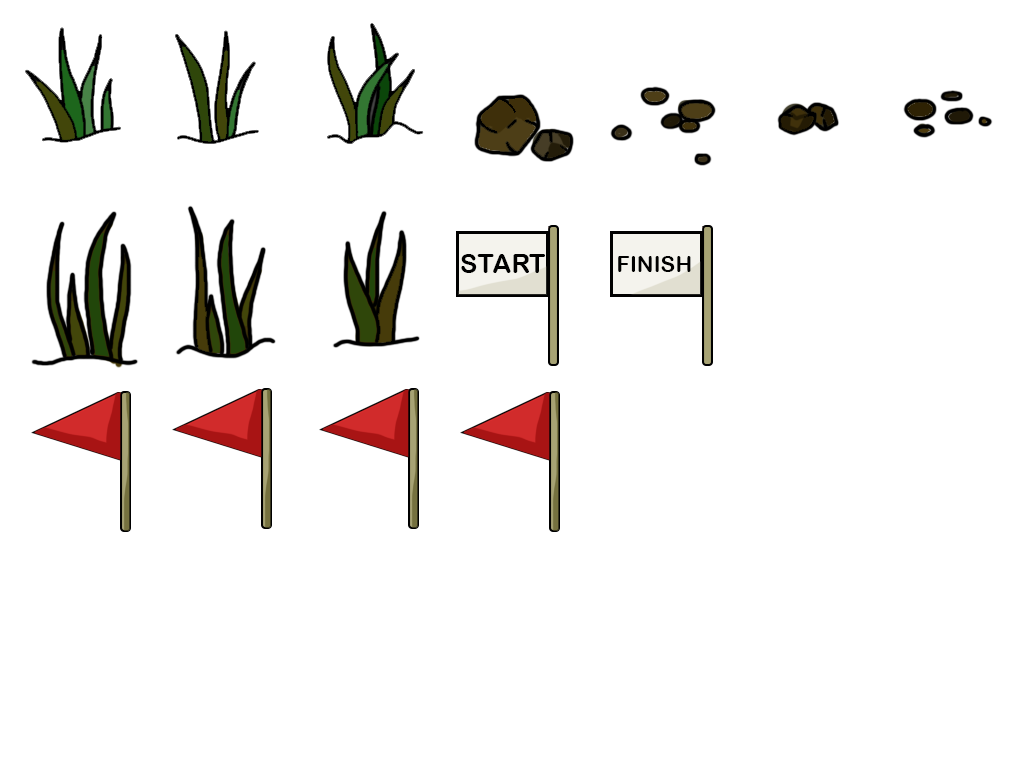
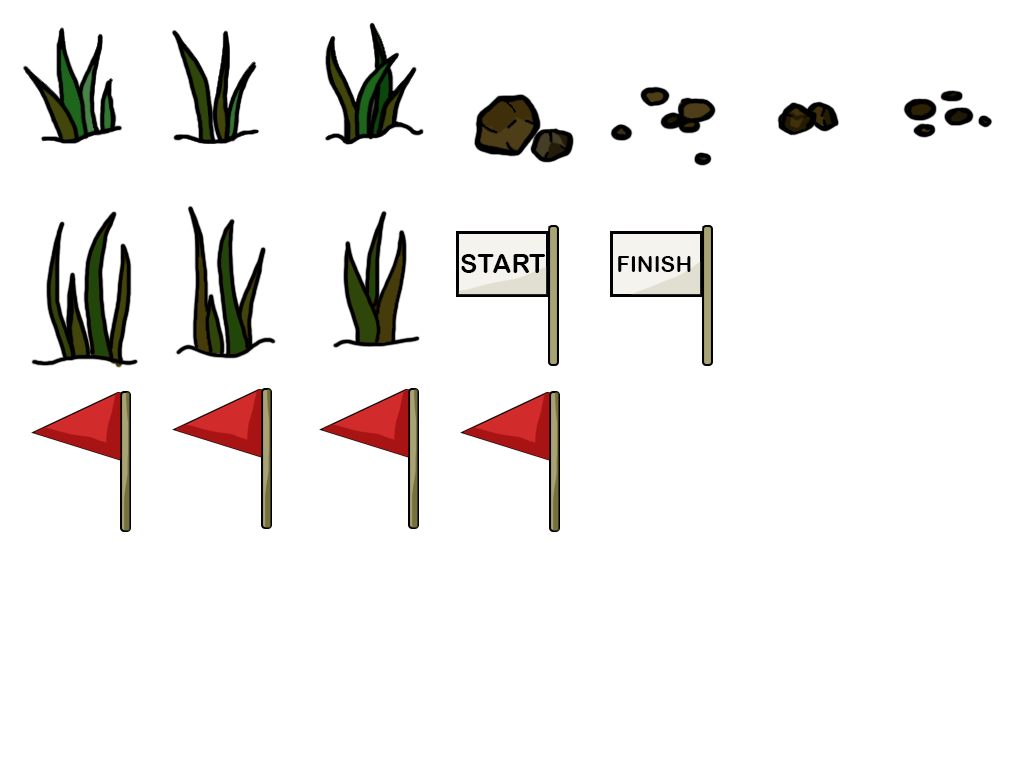
The second 1035x775 image is a revision of the first. Changes to its layers:
painted on "Layer 3" over [22, 22, 992, 357]
